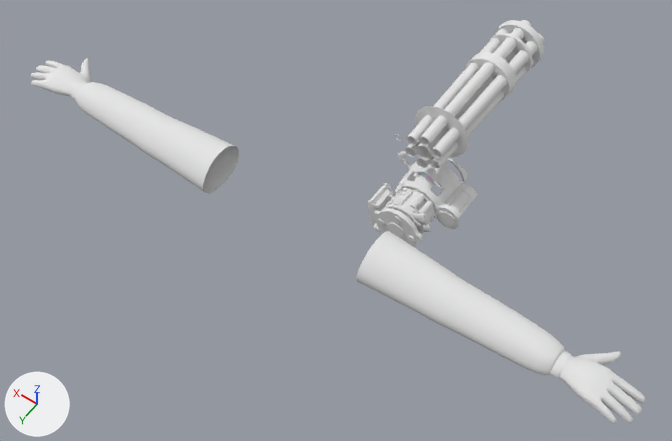
Two versions of the Blender file weapons/new/FF - AssCan.blend, one commit apart.
Both versions are drawn from a 50 mm lens placed at (-41.6, 50.4, 81.8), pointed at (0.7, -8.8, -11.4). Every picture has the same lights, and +X, +Y and +Z are marked at lower left. The older version comes first.

Before the edit, the objects in view are built like this:
```python
me_reference_assaultcannon_ref = bpy.data.meshes.new('reference_AssaultCannon ref')
me_reference_assaultcannon_ref.from_pydata(...)  # 2326 vertices, 3209 faces; spans x -12.8..-1.6, y -40.9..-11.2, z -14.1..3.3
# faces by material slot: [3187, 14, 2, 2, 2, 2]
me_reference_assaultcannon_ref.materials.append(mat_v_assaultcannon_tga)  # its picture is missing
me_reference_assaultcannon_ref.materials.append(mat_v_assaultcannon_hud_tga)  # its picture is missing
me_reference_assaultcannon_ref.materials.append(mat_v_assaultcannon_d0_tga)  # its picture is missing
me_reference_assaultcannon_ref.materials.append(mat_v_assaultcannon_d1_tga)  # its picture is missing
me_reference_assaultcannon_ref.materials.append(mat_v_assaultcannon_d2_tga)  # its picture is missing
me_reference_assaultcannon_ref.materials.append(mat_v_assaultcannon_bar_tga)  # its picture is missing
me_reference_spanner_ref_003 = bpy.data.meshes.new('reference_Spanner ref.003')
me_reference_spanner_ref_003.from_pydata(...)  # 1438 vertices, 1564 faces; spans x -41.8..41.8, y -5.0..3.5, z -2.6..3.0
me_reference_spanner_ref_003.materials.append(mat_v_heavyarms_tga_003)  # its picture is missing
ob_default_arms_002 = bpy.data.objects.new('default_arms.002', me_reference_spanner_ref_003)
ob_default_arms_002.location = (0.0, 0.0, 0.0)
_m = ob_default_arms_002.modifiers.new('Subdivision', 'SUBSURF')
ob_reference_assaultcannon_ref = bpy.data.objects.new('reference_AssaultCannon ref', me_reference_assaultcannon_ref)
ob_reference_assaultcannon_ref.location = (0.0, 0.0, 0.0)
```
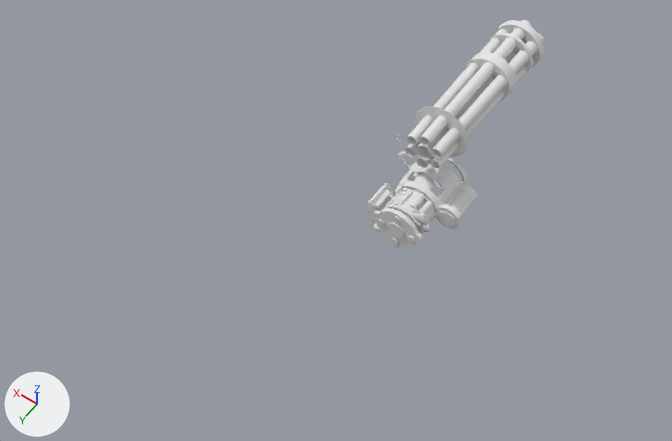
Boxes [x1, y1, x2, y2] around the edits, measured in the pictures (672 x 441 px):
```json
{"object": "default_arms.002", "change": "hidden", "before": [31, 58, 645, 423]}
```

Edits to the scene script, one JSON object a line:
```json
{"op": "add", "block": "ob_default_arms_002", "code": "ob_default_arms_002.hide_set(True)  # its collection is switched off"}
```
